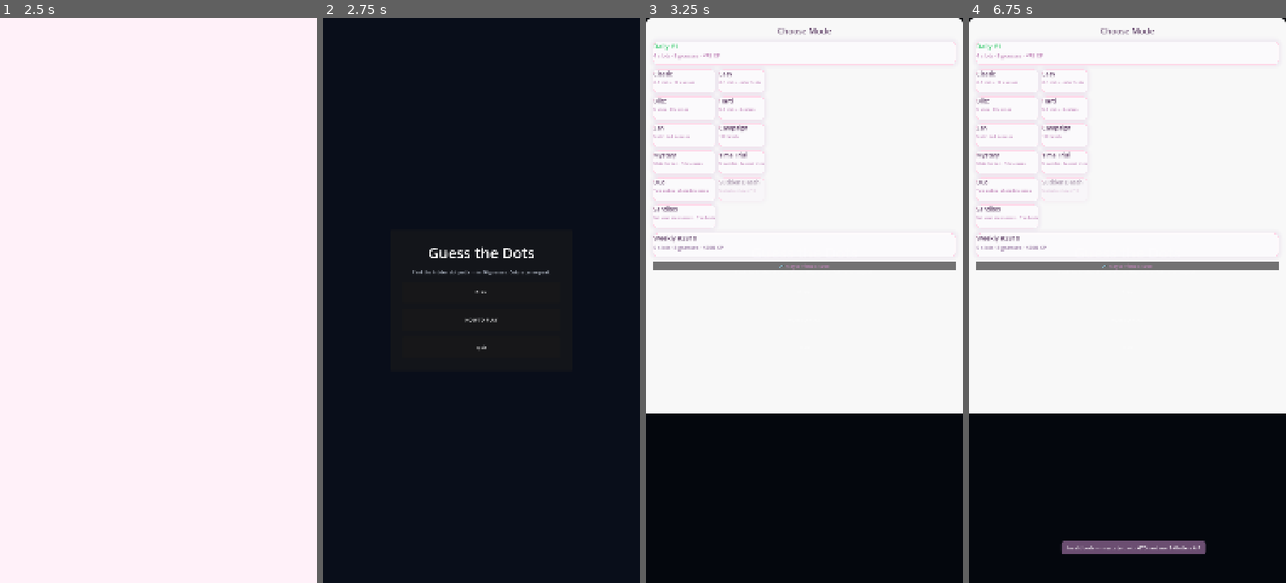
Above: before the commit, frames 1-4 (left to right).
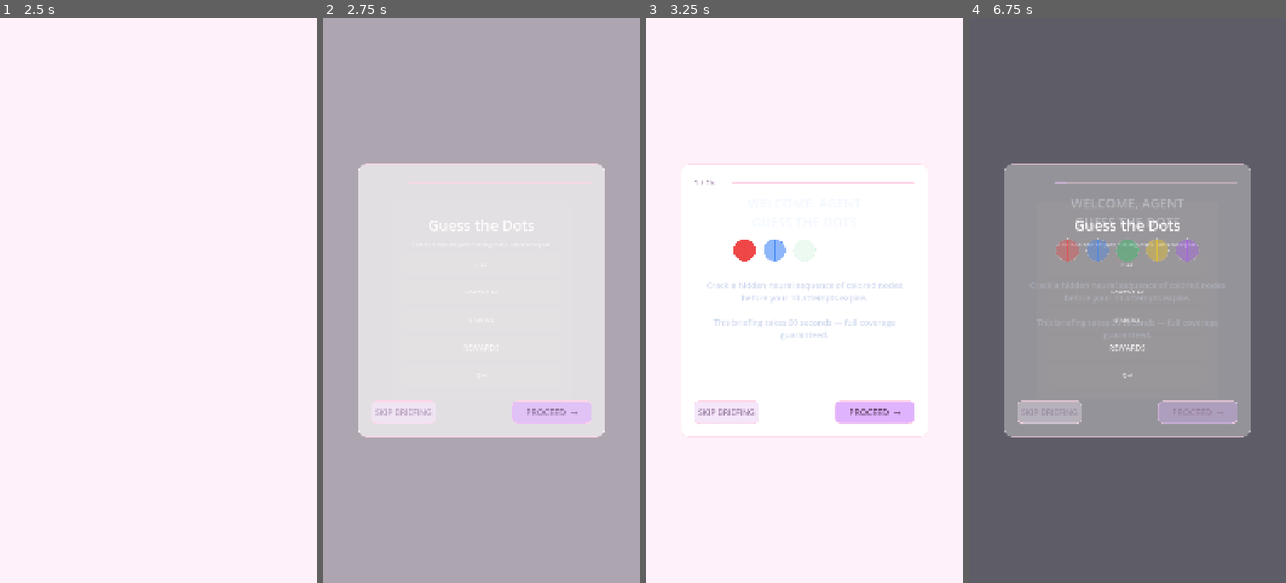
Above: after the commit, the same moments.

Repository: dileepPDK123/Guess_The_Dots
Game: Godot game, scene res://scenes/Splash.tscn
Two runs of this game, one before a commit and one after it. Both use one fixed random seed, a clock stepped at 60 frames per second and the inputs below.
Inputs (mouse positions are in pixels of both pictures, inside the frame that each line leads up to):
- Up to frame 1 (2.5 s): move the mouse to (228, 272) at 0.52 s; click (228, 272) at 0.67 s; drag from (95, 328) to (142, 413) at 1.27 s; move the mouse to (190, 176) at 2.02 s; click (190, 176) at 2.17 s
- Up to frame 2 (2.75 s): no input
- Up to frame 3 (3.25 s): click "PLAY" at 2.75 s
- Up to frame 4 (6.75 s): click "PLAY" at 3.5 s; click (1127, 266) at 4.25 s, where only the run before the commit has a clickable "🔗 Play a friend's code"; click (1127, 266) at 5 s, where only the run before the commit has a clickable "🔗 Play a friend's code"; click (1127, 68) at 5.75 s, where only the run before the commit has a clickable "Play"; click (1048, 413) at 6.5 s, where only the run after the commit has a clickable "SKIP BRIEFING"

Frame 1 is identical in both runs. In frame 2, 100% of the frame differs, in the area x 0-100%, y 0-100%; in frame 3, 35%; in frame 4, 99%.
Error before the commit: Parse Error: Assignment is not allowed inside an expression. (res://scripts/Tutorial.gd:84)

Commit message:
fix: split chained assignments in Tutorial.gd — Godot doesn't allow a = b = c
Co-Authored-By: Claude Sonnet 4.6 <noreply@anthropic.com>

Diff:
--- a/scripts/Tutorial.gd
+++ b/scripts/Tutorial.gd
@@ -81,9 +81,14 @@
 	var _card_sb := StyleBoxFlat.new()
 	_card_sb.bg_color = Color(1.0, 1.0, 1.0, 0.97)
 	_card_sb.border_color = Color("#FFD6E7")
-	_card_sb.border_width_left = _card_sb.border_width_right = _card_sb.border_width_top = _card_sb.border_width_bottom = 1
-	_card_sb.corner_radius_top_left = _card_sb.corner_radius_top_right = 24
-	_card_sb.corner_radius_bottom_left = _card_sb.corner_radius_bottom_right = 24
+	_card_sb.border_width_left = 1
+	_card_sb.border_width_right = 1
+	_card_sb.border_width_top = 1
+	_card_sb.border_width_bottom = 1
+	_card_sb.corner_radius_top_left = 24
+	_card_sb.corner_radius_top_right = 24
+	_card_sb.corner_radius_bottom_left = 24
+	_card_sb.corner_radius_bottom_right = 24
 	card.add_theme_stylebox_override("panel", _card_sb)
 	center.add_child(card)
 
